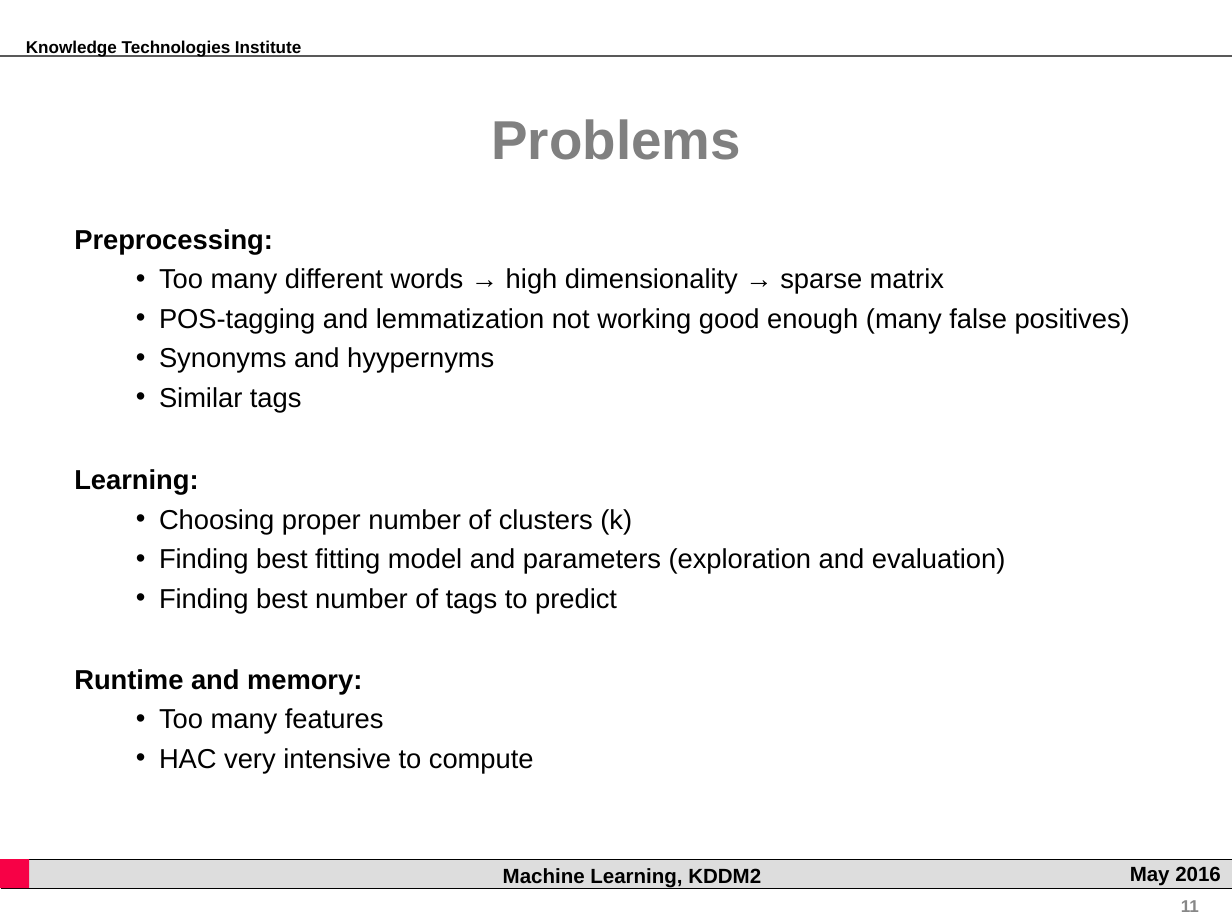
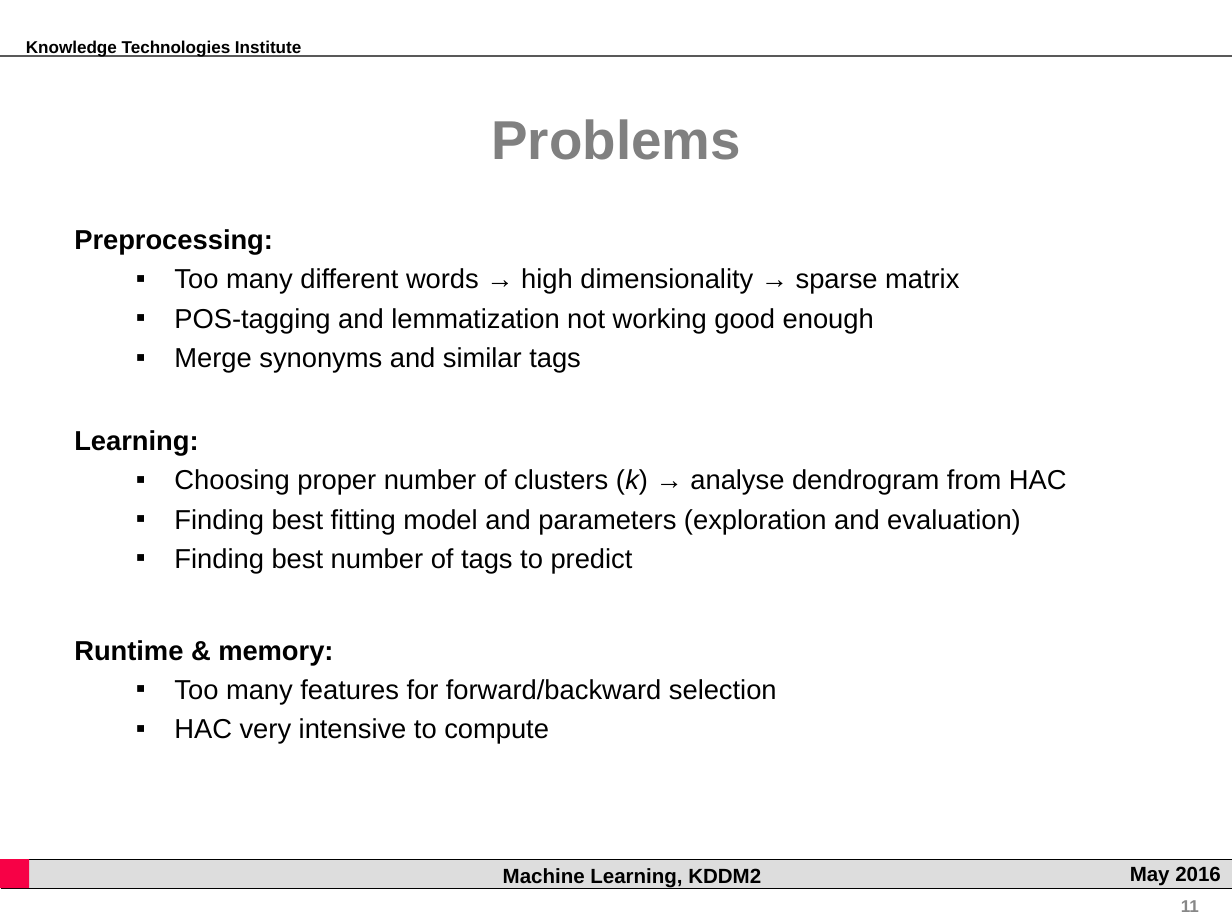
Before and after one commit to rsamer/MLSE, a slide deck: slide 11 of presentation/interim/Presentation.pptx. Drawn at 1232x924 pixels with LibreOffice and Linux fonts; fonts in the diff are those of the drawing; background and template pictures are left out. Boxes give left, top, right and bottom in pixels: in the first picture for what was removed or moved away, otherwise in the second. Text is boxed around its words. In the diff, an @@ line names an element or a change of style, - is before the commit and + after.

```diff
--- a/presentation/interim/Presentation.pptx
+++ b/presentation/interim/Presentation.pptx
@@ text at [174, 268, 959, 294]: bullet • to ▪ @@
@@ text at [174, 308, 874, 373]: text changed @@
-  • POS-tagging and lemmatization not working good enough (many false positives)
-  • Synonyms and hyypernyms
-  • Similar tags
+  ▪ POS-tagging and lemmatization not working good enough
+  ▪ Merge synonyms and similar tags
@@ text "Learning:": place and size @@
-text "Learning:" at [74, 469, 1006, 613]
+text "Learning:" at [74, 430, 1067, 574]
@@ text at [174, 469, 1067, 495]: text changed @@
-  • Choosing proper number of clusters (k)
+  ▪ Choosing proper number of clusters (k) → analyse dendrogram from HAC
@@ text at [174, 509, 1021, 574]: bullet • to ▪ @@
@@ text "Runtime & memory:": place and size @@
-text "Runtime & memory:" at [74, 669, 534, 773]
+text "Runtime & memory:" at [74, 640, 777, 744]
@@ text at [74, 640, 777, 705]: text changed; bold off @@
-Runtime and memory:
-  • Too many features
+Runtime & memory:
+  ▪ Too many features for forward/backward selection
@@ text at [174, 718, 549, 744]: bullet • to ▪ @@
```
Also in this commit, not shown: 7 other slides changed, 3 slides added, 3 slides removed.
